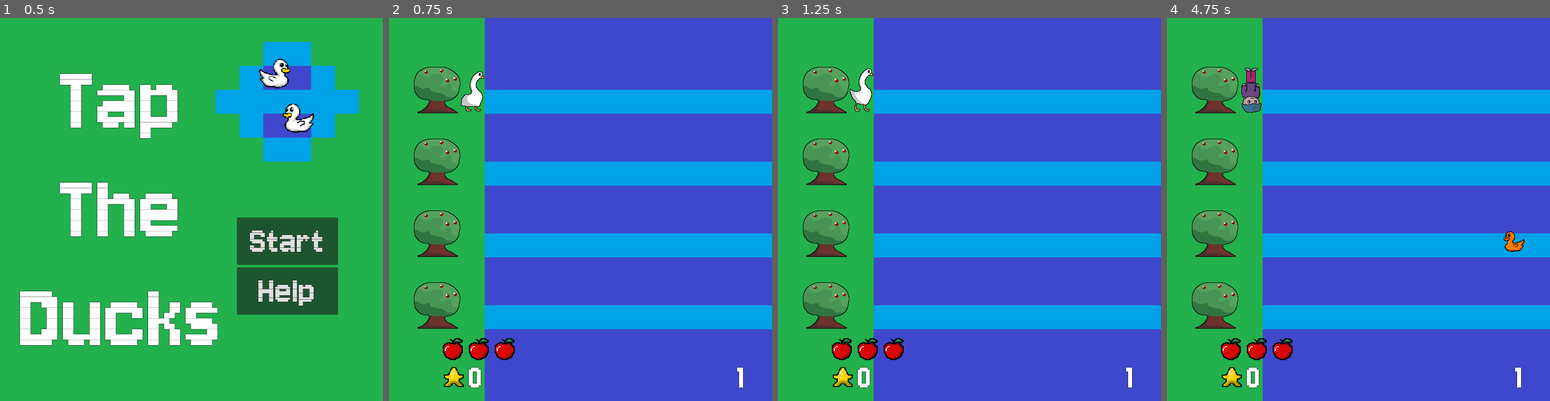
Above: before the commit, frames 1-4 (left to right).
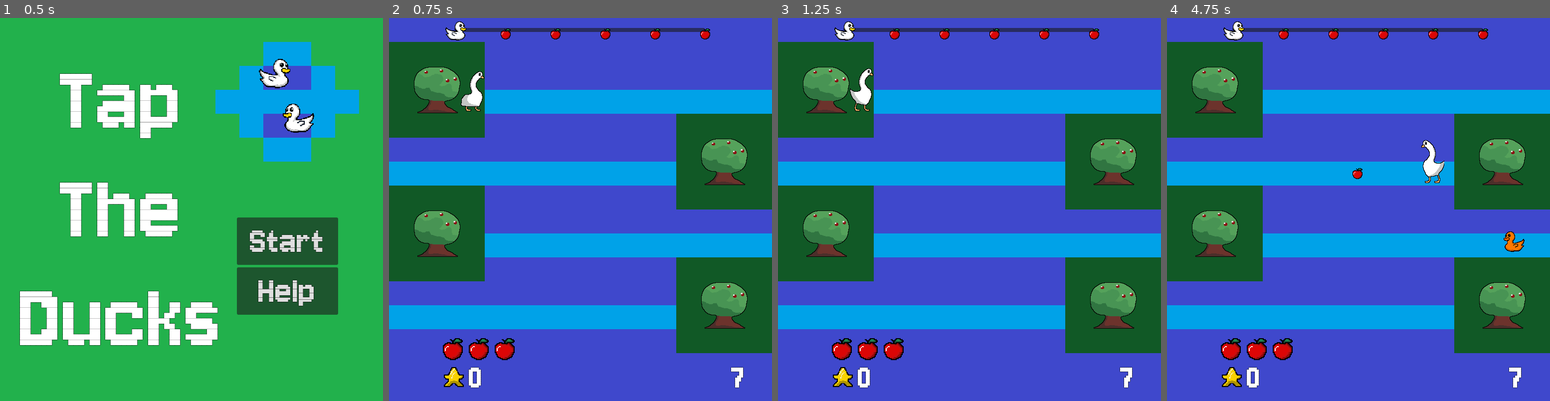
Above: after the commit, the same moments.

Repository: CamComDuck/TapTheDucks
Game: Godot game, scene res://title/title.tscn
The game is run twice, just before and just after one commit, with the same random seed, the same clock (stepped at 60 frames per second) and the same inputs.
Inputs:
- Up to frame 1 (0.5 s): no input
- Up to frame 2 (0.75 s): click "Start" at 0.5 s
- Up to frame 3 (1.25 s): no input
- Up to frame 4 (4.75 s): tap Enter at 1.25 s; hold D (interact_right) 1.28-2.03 s; hold S (move_down) 2.03-2.78 s; hold D (interact_right) 2.78-3.53 s; hold W (move_up) 3.53-4.28 s; tap Space at 4.25 s; hold A (interact_left) from 4.28 s (still down)

Frame 1 is identical in both runs. In frame 2, 35% of the frame differs, in the area x 0-100%, y 0-100%; in frame 3, 35%; in frame 4, 36%.

Commit message:
Add progress bar to show remaining ducks in round left to feed

Diff:
--- a/project/duck/duck.gd
+++ b/project/duck/duck.gd
@@ -62,7 +62,7 @@
 			_tween.kill()
 
 		var ice_chance := randf_range(1, 10)
-		if ice_chance < 2.5:
+		if ice_chance < 2:
 			var ice_position := Vector2(global_position.x, global_position.y + 7)
 			ice_spawned.emit(ice_position)
 
--- a/project/game_overlay/game_overlay.gd
+++ b/project/game_overlay/game_overlay.gd
@@ -8,6 +8,17 @@
 @onready var lives_container := $LivesContainer as HBoxContainer
 @onready var life := load("res://game_overlay/life.tscn") as PackedScene
 @onready var round_label := $RoundLabel as Label
+@onready var round_progress_slider := $RoundProgressSlider as HSlider
+
+func update_round_progress_value(value : int) -> void:
+	round_progress_slider.value = value
+
+
+func new_round_progress_bar(max_ducks : int) -> void:
+	round_progress_slider.tick_count = max_ducks + 1
+	round_progress_slider.max_value = max_ducks
+	round_progress_slider.value = 0
+
 
 func update_lives_label() -> void:
 	if lives_container.get_child_count() < GameInfo.lives and not GameInfo.game_paused:
--- a/project/game_overlay/game_overlay.tscn
+++ b/project/game_overlay/game_overlay.tscn
@@ -1,9 +1,11 @@
-[gd_scene load_steps=9 format=3 uid="uid://bvl71gsqryfai"]
+[gd_scene load_steps=12 format=3 uid="uid://bvl71gsqryfai"]
 
 [ext_resource type="Script" path="res://game_overlay/game_overlay.gd" id="1_6vak0"]
 [ext_resource type="Theme" uid="uid://cehlnuq88iqv4" path="res://primary_theme.tres" id="1_wh8a7"]
 [ext_resource type="PackedScene" uid="uid://bnx7i0eyv5oln" path="res://game_overlay/life.tscn" id="3_2jy7s"]
 [ext_resource type="Texture2D" uid="uid://chmktvkf4d0fm" path="res://game_overlay/Points.png" id="4_nnei5"]
+[ext_resource type="Texture2D" uid="uid://dwbmhjla24vos" path="res://duck/graphics/default_1.png" id="5_sns4n"]
+[ext_resource type="Texture2D" uid="uid://cvkbvvy3tygxa" path="res://fruit/graphics/fruit_whole.png" id="6_bm8l6"]
 
 [sub_resource type="Curve" id="Curve_tdlt4"]
 _data = [Vector2(0, 1), 0.0, 0.0, 0, 0, Vector2(1, 0), 0.0, 0.0, 0, 0]
@@ -21,6 +23,9 @@
 min_value = -1.0
 _data = [Vector2(0, 1), 0.0, 0.0, 0, 0, Vector2(1, -1), 0.0, 0.0, 0, 0]
 point_count = 2
+
+[sub_resource type="StyleBoxFlat" id="StyleBoxFlat_ptr36"]
+bg_color = Color(0.463072, 0.674347, 0.213461, 1)
 
 [node name="GameOverlay" type="Control"]
 layout_mode = 3
@@ -135,5 +140,21 @@
 horizontal_alignment = 2
 vertical_alignment = 1
 
+[node name="RoundProgressSlider" type="HSlider" parent="."]
+layout_mode = 0
+offset_left = 134.0
+offset_right = 634.0
+offset_bottom = 48.0
+theme_override_constants/center_grabber = 1
+theme_override_constants/grabber_offset = 1
+theme_override_icons/grabber_disabled = ExtResource("5_sns4n")
+theme_override_icons/tick = ExtResource("6_bm8l6")
+theme_override_styles/grabber_area = SubResource("StyleBoxFlat_ptr36")
+max_value = 5.0
+editable = false
+scrollable = false
+tick_count = 6
+ticks_on_borders = true
+
 [connection signal="pressed" from="GameEndContainer/PlayAgainButton" to="." method="_on_play_again_button_pressed"]
 [connection signal="pressed" from="GameEndContainer/MenuButton" to="." method="_on_menu_button_pressed"]
--- a/project/goose/goose.gd
+++ b/project/goose/goose.gd
@@ -11,3 +11,7 @@
 	await sprite_2d.animation_finished
 	animation_finished.emit()
 	sprite_2d.play("default")
+
+
+func flip_h(face_left : bool) -> void:
+	sprite_2d.flip_h = face_left
--- a/project/level/level.gd
+++ b/project/level/level.gd
@@ -10,7 +10,7 @@
 var _background : TileMapLayer = null
 
 var _current_points := 0
-var _current_round := 1
+var _current_round := 7
 var _round_max_ducks := 5
 var _round_current_ducks := 0
 var _ducks_finished := 0
@@ -142,10 +142,19 @@
 		_goose_current_lane = 3
 
 	AudioController.play_sound_goose_move()
-	var tween : Tween = create_tween()
-	tween.tween_property(goose, "global_position",_goose_positions[_goose_current_lane].global_position, 0.1).set_ease(Tween.EASE_OUT)
-	await tween.finished
+	var tween_fade_out : Tween = create_tween()
+	tween_fade_out.tween_property(goose, "modulate", Color(1, 1, 1, 0), 0.08).set_ease(Tween.EASE_OUT)
+	await tween_fade_out.finished
+
+	goose.global_position = _goose_positions[_goose_current_lane].global_position
+	goose.flip_h(not _lane_tree_is_left[_goose_current_lane])
+
+	var tween_fade_in : Tween = create_tween()
+	tween_fade_in.tween_property(goose, "modulate", Color(1, 1, 1, 1), 0.08).set_ease(Tween.EASE_IN)
+	await tween_fade_in.finished
+
 	_allow_input = true
+
 
 func _handle_goose_return_to_lane() -> void:
 	_allow_input = false
@@ -274,27 +283,22 @@
 
 func _on_round_start() -> void:
 	var current_map_type : MapTypes
+	if _background != null:
+		_background.queue_free()
 
 	if _current_round % 8 == 1 or _current_round % 8 == 2:
 		current_map_type = map_1
-
-		if _background != null:
-			_background.queue_free()
-
 		_background = map_1_background.instantiate() as TileMapLayer
 
 	elif _current_round % 8 == 3 or _current_round % 8 == 4:
-		_background.queue_free()
 		current_map_type = map_2
 		_background = map_2_background.instantiate() as TileMapLayer
 
 	elif _current_round % 8 == 5 or _current_round % 8 == 6:
-		_background.queue_free()
 		current_map_type = map_3
 		_background = map_3_background.instantiate() as TileMapLayer
 
 	elif _current_round % 8 == 7 or _current_round % 8 == 0:
-		_background.queue_free()
 		current_map_type = map_4
 		_background = map_4_background.instantiate() as TileMapLayer
 
@@ -331,9 +335,11 @@
 	add_child.call_deferred(_background)
 	game_overlay.update_round_label(_current_round)
 	goose.global_position = _goose_positions[_goose_current_lane].global_position
+	goose.flip_h(not _lane_tree_is_left[_goose_current_lane])
 
 	_round_current_ducks = 0
 	_ducks_finished = 0
+	game_overlay.new_round_progress_bar(_round_max_ducks)
 	_restart_duck_spawn_timer()
 
 
@@ -344,6 +350,7 @@
 		game_overlay.update_lives_label()
 		_current_ducks_swimming.erase(body)
 		body.queue_free()
+		game_overlay.update_round_progress_value(_ducks_finished)
 
 
 func _on_lane_end_duck_side_body_entered(body: Node2D) -> void:
@@ -351,6 +358,7 @@
 		_ducks_finished += 1
 		_current_ducks_swimming.erase(body)
 		body.queue_free()
+		game_overlay.update_round_progress_value(_ducks_finished)
 
 		if _current_points >= 2000 and _ducks_finished == _round_max_ducks:
 			_allow_input = false
